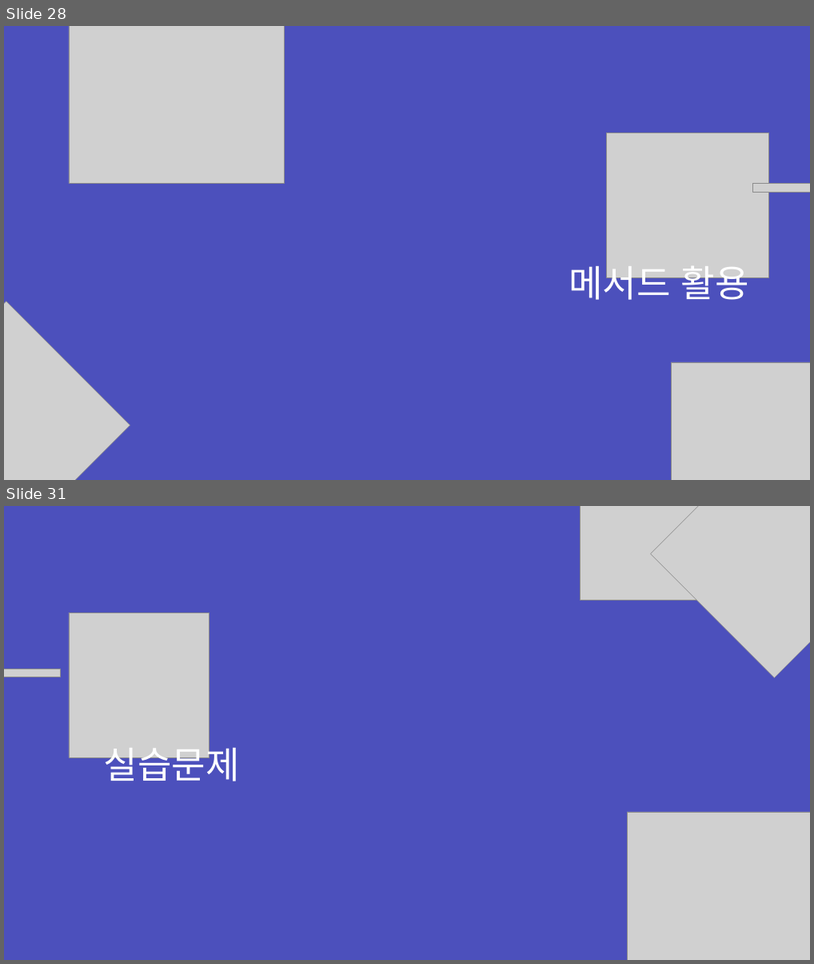
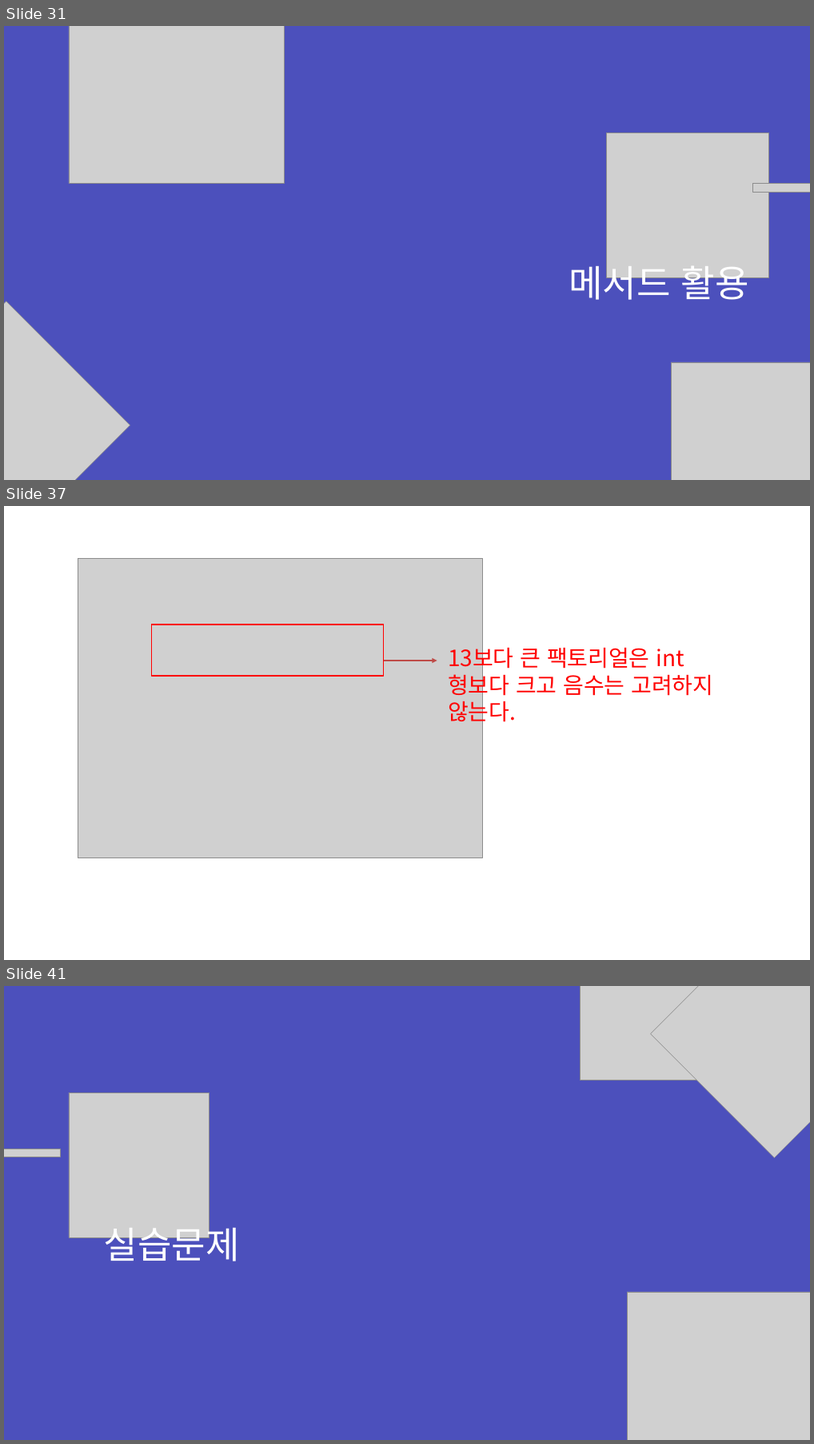
Before and after one commit to zest132/JavaLecture, a slide deck: JavaLecture/LectureFile/java 6강.pptx. Shown one above the other, each under a label of ours: slides 28 and 31 before the commit, slides 31, 37 and 41 after it; the slides between them are not shown. The pictures are 814x964 and 814x1444 pixels, drawn with LibreOffice and Linux fonts; fonts in the diff are those of the drawing; grey boxes stand for pictures. Boxes give left, top, right and bottom in pixels: in the first picture for what was removed or moved away, otherwise in the second. Text is boxed around its words. In the diff, an @@ line names an element or a change of style, - is before the commit and + after.

```diff
--- a/JavaLecture/LectureFile/java 6강.pptx
+++ b/JavaLecture/LectureFile/java 6강.pptx
@@ slide 37 added at box(4, 506, 810, 960), background #FFFFFF @@
@@ picture added at box(78, 558, 482, 857) @@
@@ rectangle added at box(152, 624, 384, 676), outline #FF0000 2 pt @@
@@ text added at box(448, 644, 714, 726), 40 pt, text #FF0000 @@
+13보다 큰 팩토리얼은 int형보다 크고 음수는 고려하지 않는다.
@@ arrow added from (383, 660) to (438, 660), #BF4C48 3 pt @@
@@ what was slide 28 is now slide 31 @@
@@ what was slide 31 is now slide 41 @@
```
Also in this commit, not shown: 3 slides changed, 9 other slides added, 3 other files.
